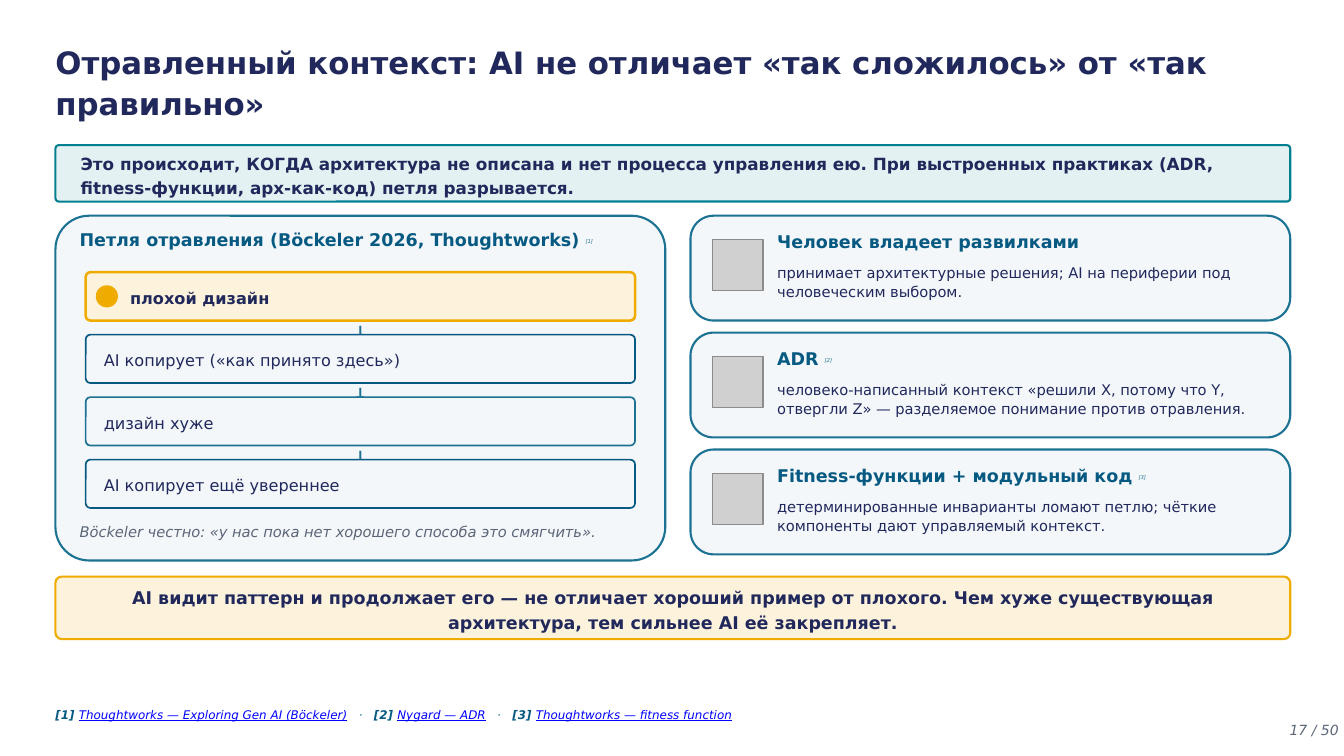
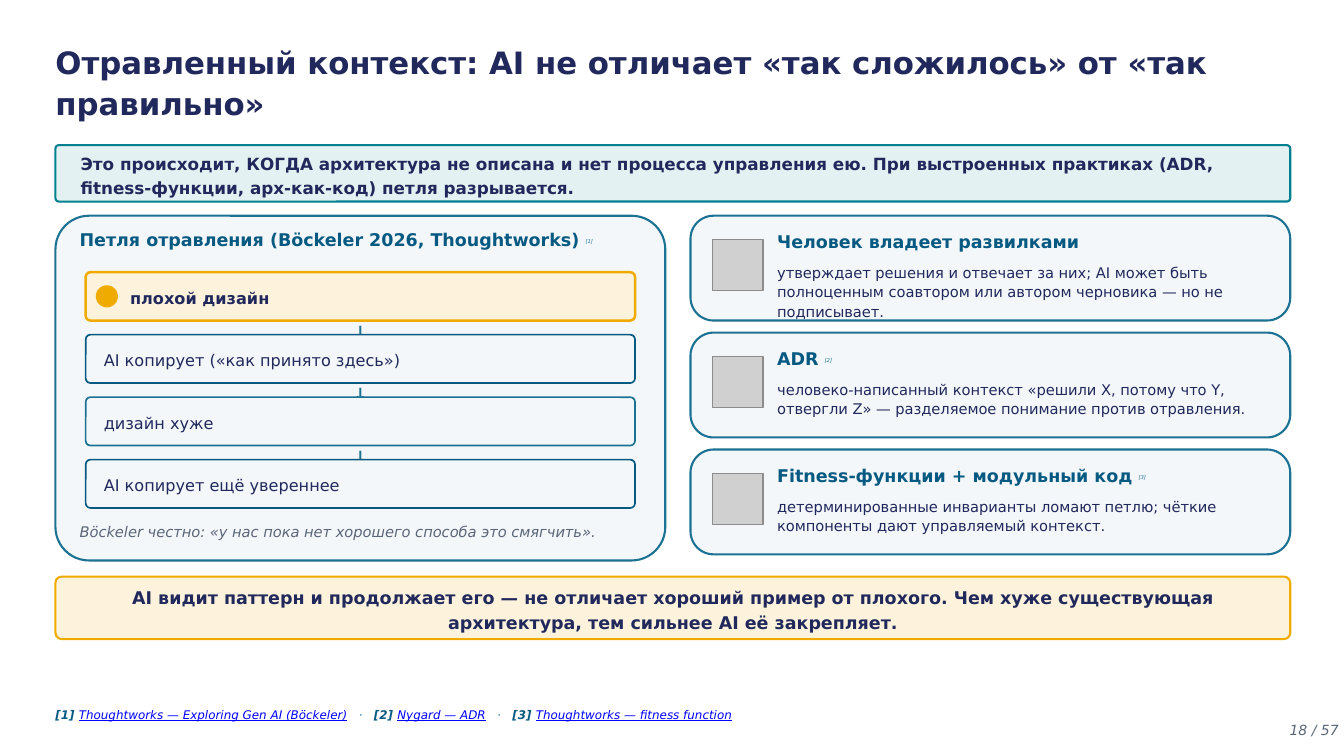
Before and after one commit to tellina-study/AI-usage-lessons, a slide deck: slide 18 of library/lectures/lec-04/rendered/lec-04.pptx (slide 17 before the commit). Drawn at 1344x756 pixels with LibreOffice and Linux fonts; fonts in the diff are those of the drawing; grey boxes stand for pictures. Boxes give left, top, right and bottom in pixels: in the first picture for what was removed or moved away, otherwise in the second. Text is boxed around its words. In the diff, an @@ line names an element or a change of style, - is before the commit and + after.

```diff
--- a/library/lectures/lec-04/rendered/lec-04.pptx
+++ b/library/lectures/lec-04/rendered/lec-04.pptx
@@ text at (777,266,1223,321): text changed @@
-принимает архитектурные решения; AI на периферии под человеческим выбором.
+утверждает решения и отвечает за них; AI может быть полноценным соавтором или автором черновика — но не подписывает.
@@ text at (1290,724,1339,735): text changed @@
-17 / 50
+18 / 57
```
Also in this commit, not shown: 48 other slides changed, 8 slides added, 1 slide removed, 34 other files.
